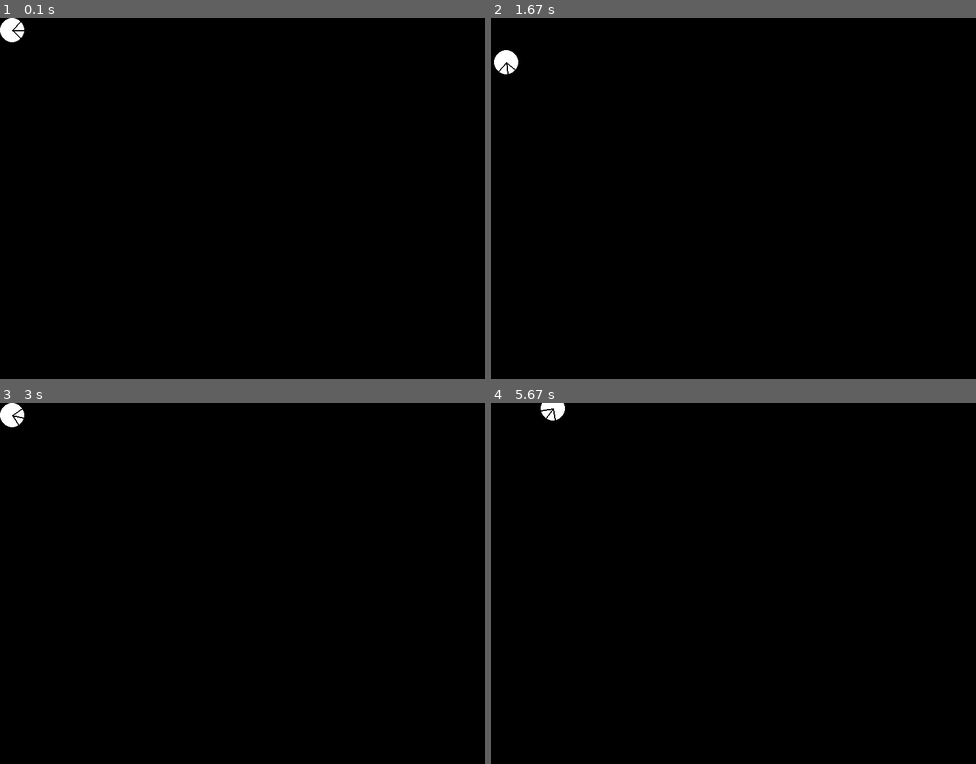
Above: before the commit, frames 1-4 (two rows, left to right).
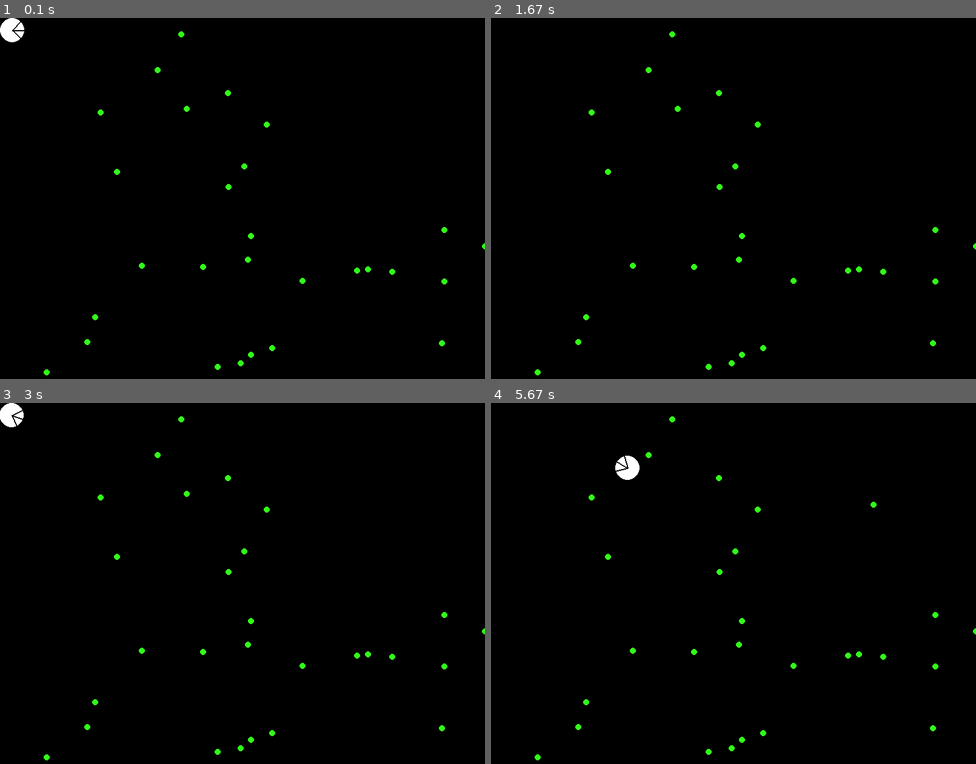
Above: after the commit, the same moments.

Repository: ZephyrSails/leben
Game: pygame game, started from game/main.py
The game is run twice, just before and just after one commit, with the same random seed, the same clock (stepped at 60 frames per second) and the same inputs.
Inputs:
- Up to frame 1 (0.1 s): no input
- Up to frame 2 (1.67 s): hold Right 0.33-0.8 s; hold Up 0.83-1.13 s
- Up to frame 3 (3 s): hold Down 2.23-2.53 s; hold Left 2.57-2.97 s
- Up to frame 4 (5.67 s): hold Up 3-3.37 s; hold Right 3.4-4.03 s; hold Down 4.07-4.43 s; hold Left 4.47-4.93 s; hold Right 4.97-5.43 s; hold Up from 5.47 s (still down)

The runs differ from the first frame. In frame 1, 0.4% of the frame differs, in the area x 9-100%, y 3-99%; in frame 2, 0.7%; in frame 3, 0.5%; in frame 4, 0.9%, in the area x 9-100%, y 0-99%.

Commit message:
edible plants

Diff:
--- a/game/leben.py
+++ b/game/leben.py
@@ -23,8 +23,8 @@
     def __init__(self):
         super(Leben, self).__init__()
         # motion
-        self.speed = 3
-        self.turn_speed = 3
+        self.speed = 7
+        self.turn_speed = 5
 
         # status
         self.hp_cap = 100
@@ -38,8 +38,8 @@
         # pisition
         self.x_init = self.radius
         self.y_init = self.radius
-        self.x = self.radius
-        self.y = self.radius
+        self.x = self.x_init
+        self.y = self.y_init
         self.set_direction(0)
 
         # pygame
@@ -50,7 +50,7 @@
                            self.radius)
         self.draw_mouth()
 
-        self.circle = self.surf.get_rect()
+        self.rect = self.surf.get_rect()
 
     def draw_line(self, radians):
         pygame.draw.line(
@@ -79,13 +79,13 @@
             dy = int(self.y + self.y_speed) - int(self.y)
             self.x += self.x_speed
             self.y += self.y_speed
-            self.circle.move_ip(dx, dy)
+            self.rect.move_ip(dx, dy)
         if move == Move.B:
             dx = int(self.x - self.x_speed) - int(self.x)
             dy = int(self.y - self.y_speed) - int(self.y)
             self.x -= self.x_speed
             self.y -= self.y_speed
-            self.circle.move_ip(dx, dy)
+            self.rect.move_ip(dx, dy)
         if move == Move.L:
             self.set_direction(self.dir_degree - self.turn_speed)
             # pygame.transform.rotate(self.surf, self.dir_degree)
--- a/game/main.py
+++ b/game/main.py
@@ -1,11 +1,8 @@
 from leben import Leben
+from pflanze import Pflanze
 
 import pygame
 from pygame.locals import (
-    K_UP,
-    K_DOWN,
-    K_LEFT,
-    K_RIGHT,
     K_ESCAPE,
     KEYDOWN,
     QUIT,
@@ -22,6 +19,16 @@
     running = True
 
     leben = Leben()
+    leben_group = pygame.sprite.Group()
+    leben_group.add(leben)
+    pflanzen = pygame.sprite.Group()
+
+    def add_pflanze(pflanzen):
+        pflanze = Pflanze(SCREEN_WIDTH, SCREEN_HEIGHT)
+        pflanzen.add(pflanze)
+
+    for _ in range(28):
+        add_pflanze(pflanzen)
 
     while running:
         for event in pygame.event.get():
@@ -36,7 +43,15 @@
 
         screen.fill((0, 0, 0))
 
-        screen.blit(leben.surf, leben.circle)
+        screen.blit(leben.surf, leben.rect)
+
+        for pflanze in pflanzen:
+            screen.blit(pflanze.surf, pflanze.rect)
+
+        collide_group = pygame.sprite.groupcollide(leben_group, pflanzen,
+                                                   False, True)
+        for _ in range(len(collide_group)):
+            add_pflanze(pflanzen)
 
         pygame.display.flip()
 
--- /dev/null
+++ b/game/pflanze.py
@@ -0,0 +1,21 @@
+import pygame
+import random
+
+
+class Pflanze(pygame.sprite.Sprite):
+    def __init__(self, X, Y):
+        super(Pflanze, self).__init__()
+        self.x = random.randint(0, X)
+        self.y = random.randint(0, Y)
+
+        self.radius = 5
+        self.color = (50, 250, 25)
+
+        self.surf = pygame.Surface((self.radius * 2, self.radius * 2))
+        self.rect = self.surf.get_rect(center=(
+            self.x,
+            self.y,
+        ))
+
+        pygame.draw.circle(self.surf, self.color, (self.radius, self.radius),
+                           self.radius)
